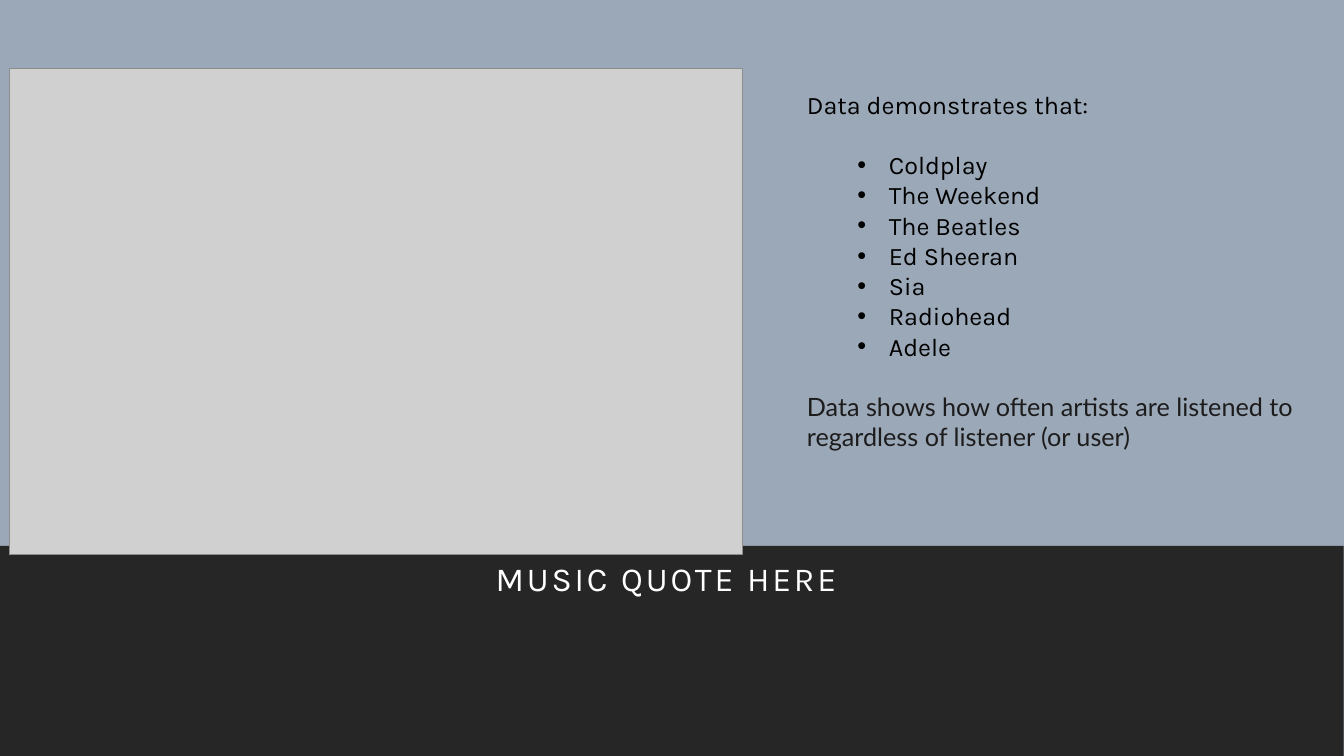
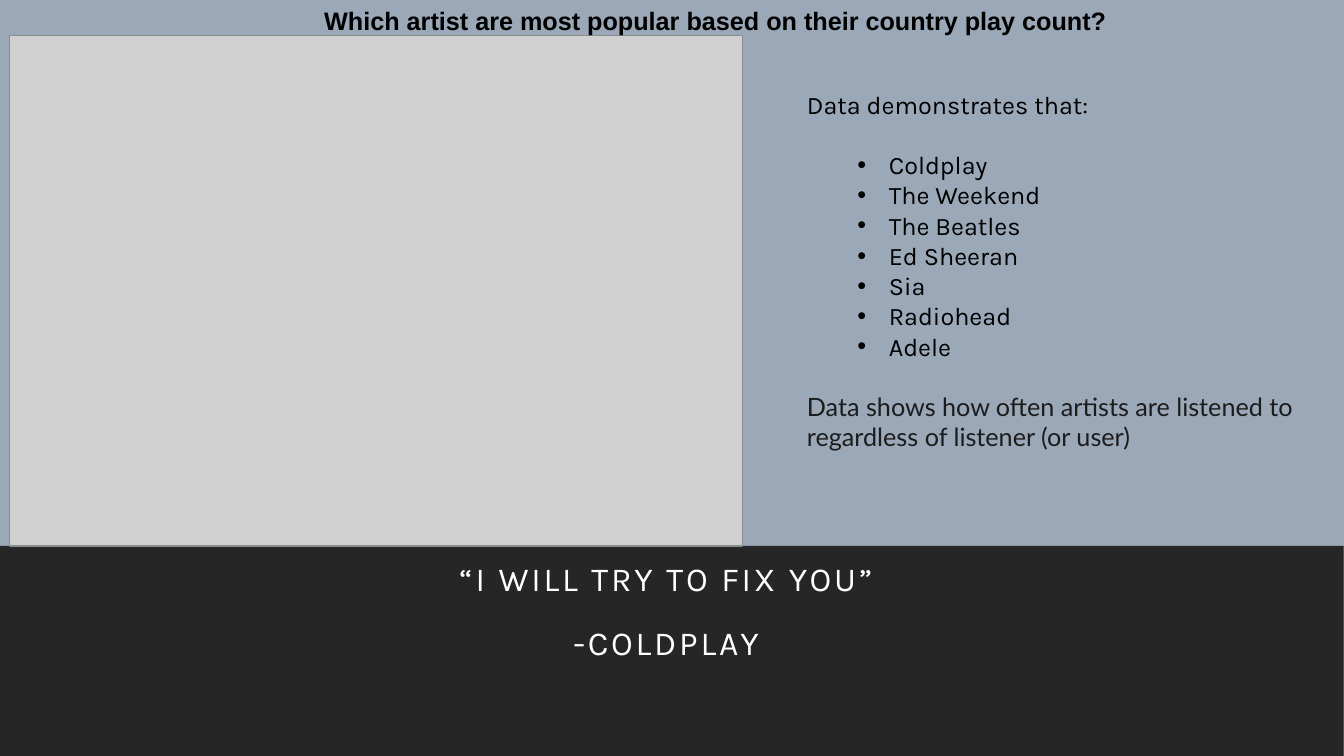
Before and after one commit to kidik425/07-Project_1, a slide deck: slide 7 of The Eff {Strings} Project 1 Presentation.pptx (slide 6 before the commit). Drawn at 1344x756 pixels with LibreOffice and Linux fonts; fonts in the diff are those of the drawing; grey boxes stand for pictures. Boxes give left, top, right and bottom in pixels: in the first picture for what was removed or moved away, otherwise in the second. Text is boxed around its words. In the diff, an @@ line names an element or a change of style, - is before the commit and + after.

```diff
--- a/The Eff {Strings} Project 1 Presentation.pptx
+++ b/The Eff {Strings} Project 1 Presentation.pptx
@@ text added at box(324, 11, 1106, 35), 18 pt, text #000000, bold @@
+Which artist are most popular based on their country play count?
@@ picture: place and size @@
-picture at box(9, 69, 742, 555)
+picture at box(9, 35, 742, 545)
@@ subtitle at box(459, 569, 872, 656): text changed @@
-MUSIC QUOTE HERE
+“I WILL TRY TO FIX YOU”
+-COLDPLAY
```
Also in this commit, not shown: 12 other slides changed, 2 slides added, 2 other files.
